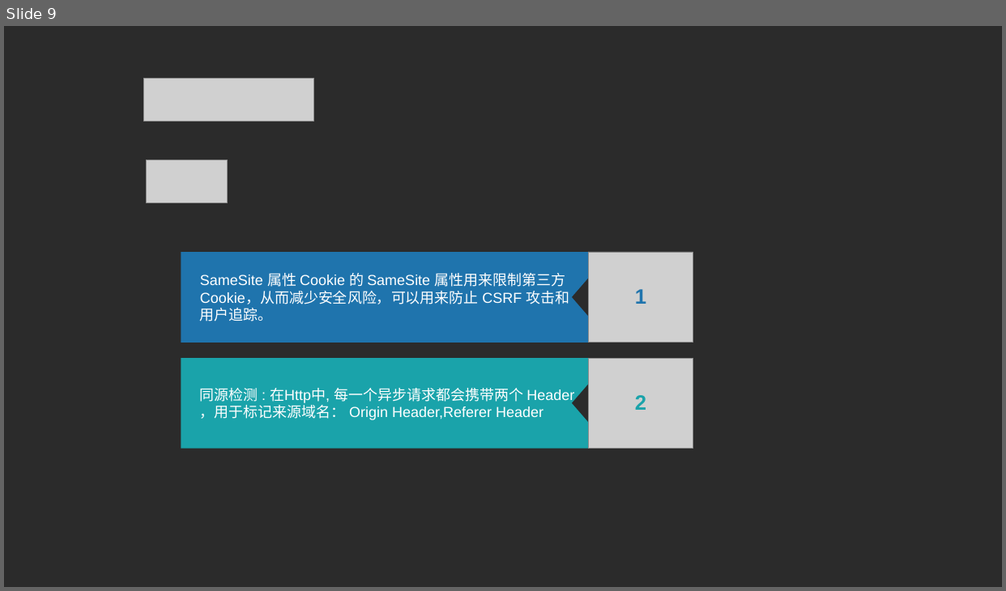
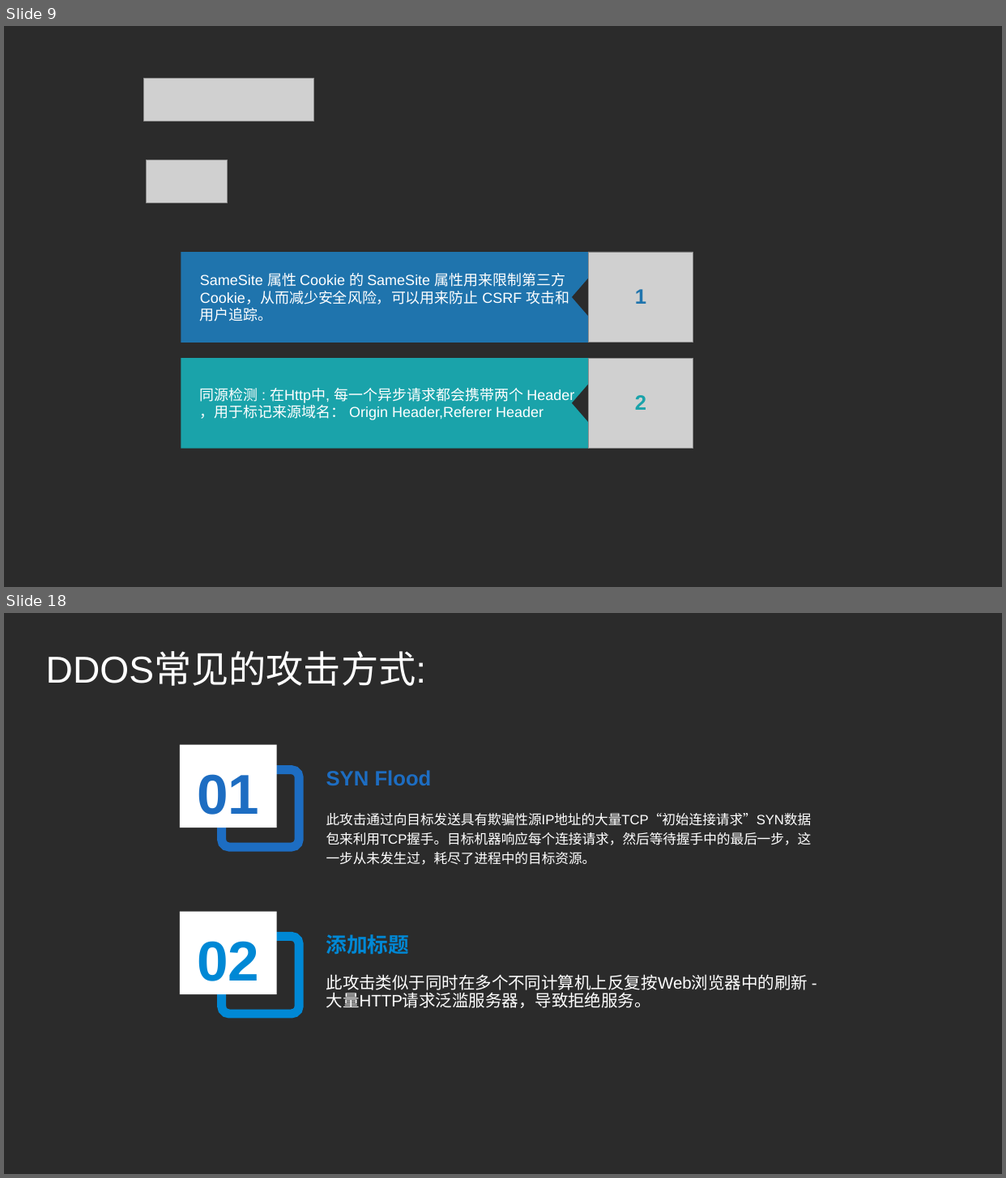
Before and after one commit to bigfairy-Jing/share-network-security, a slide deck: WebSecurity.ppt. Shown one above the other, each under a label of ours: slide 9 before the commit, slides 9 and 18 after it; the slides between them are not shown. The pictures are 1006x591 and 1006x1178 pixels, drawn with LibreOffice and Linux fonts; fonts in the diff are those of the drawing; grey boxes stand for pictures; background and template pictures are left out; a plain dark background stands for a picture behind light text. Boxes give left, top, right and bottom in pixels: in the first picture for what was removed or moved away, otherwise in the second. Text is boxed around its words. In the diff, an @@ line names an element or a change of style, - is before the commit and + after.

```diff
--- a/WebSecurity.ppt
+++ b/WebSecurity.ppt
@@ slide 18 added at box(4, 613, 1002, 1174), background picture (left out) @@
@@ text added at box(46, 653, 427, 686), 36 pt, text #FFFFFF @@
+DDOS常见的攻击方式:
@@ rectangle added at box(180, 745, 277, 828), fill #FFFFFF, 54 pt, text #1D6DC2, bold @@
+01
@@ rounded rectangle added at box(222, 770, 299, 847), outline #1D6DC2 8.5 pt @@
@@ text added at box(326, 770, 432, 786), 20 pt, text #1D6DC2, bold @@
+SYN Flood
@@ text added at box(326, 813, 812, 865), 13 pt, text #FFFFFF @@
+此攻击通过向⽬标发送具有欺骗性源IP地址的⼤量TCP“初始连接请求”SYN数据包来利⽤TCP握⼿。⽬标机器响应每个连接请求，然后等待握⼿中的最后⼀步，这⼀步从未发⽣过，耗尽了进程中的⽬标资源。
@@ rectangle added at box(180, 911, 277, 995), fill #FFFFFF, 54 pt, text #0088D5, bold @@
+02
@@ rounded rectangle added at box(222, 936, 299, 1013), outline #0088D5 8.5 pt @@
@@ text added at box(326, 935, 410, 955), 20 pt, text #0088D5, bold @@
+添加标题
@@ text added at box(326, 974, 808, 1008), 16 pt, text #FFFFFF @@
+此攻击类似于同时在多个不同计算机上反复按Web浏览器中的刷新 - ⼤量HTTP请求泛滥服务器，导致拒绝服务。
```
Also in this commit, not shown: 4 slides changed, 10 other slides added, 6 slides removed, 2 other files.
